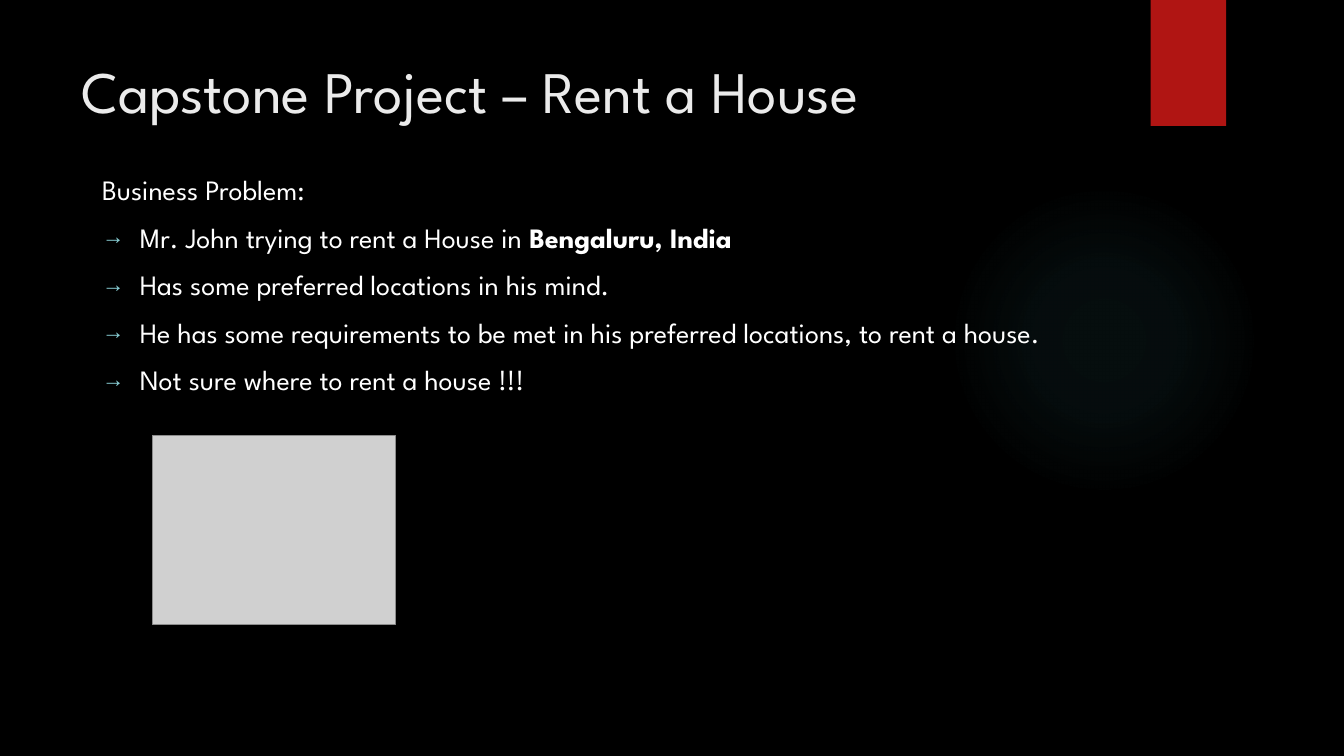
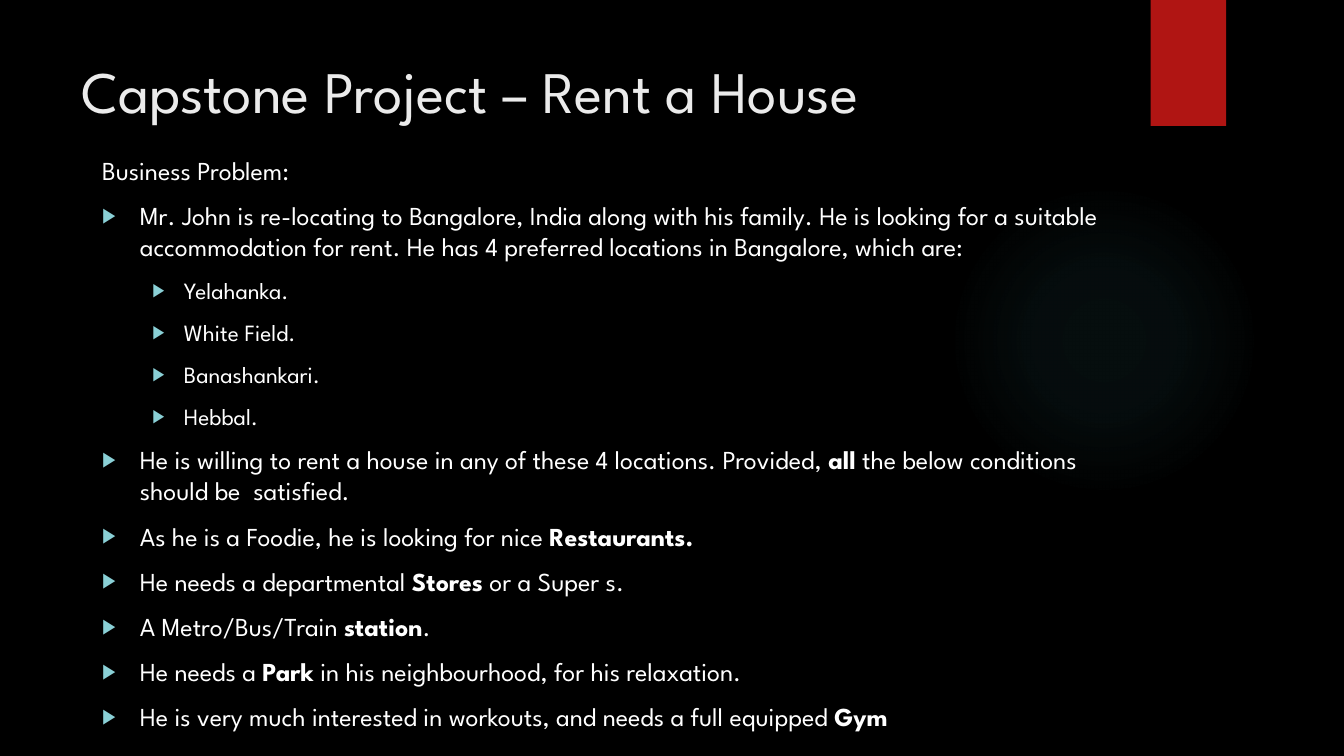
Before and after one commit to Lakshmi-vakkalanka/github_rep, a slide deck: slide 2 of Capstone project Presentation.pptx. Drawn at 1344x756 pixels with LibreOffice and Linux fonts; fonts in the diff are those of the drawing; grey boxes stand for pictures; background and template pictures are left out. Boxes give left, top, right and bottom in pixels: in the first picture for what was removed or moved away, otherwise in the second. Text is boxed around its words. In the diff, an @@ line names an element or a change of style, - is before the commit and + after.

Commit message:
Capstone Project submission -2

```diff
--- a/Capstone project Presentation.pptx
+++ b/Capstone project Presentation.pptx
@@ text "Business Problem:": place and size @@
-text "Business Problem:" at (102, 180, 1040, 391)
+text "Business Problem:" at (102, 162, 1097, 732)
@@ text at (102, 162, 289, 181): size 20 to 18.5 pt in "Business Problem:" @@
@@ text at (140, 207, 1097, 732): text changed; size 20 to 18.5 pt @@
-→ Mr. John trying to rent a House in Bengaluru, India
-→ Has some preferred locations in his mind.
-→ He has some requirements to be met in his preferred locations, to rent a house.
-→ Not sure where to rent a house !!!
+▶ Mr. John is re-locating to Bangalore, India along with his family. He is looking for a suitable accommodation for rent. He has 4 preferred locations in Bangalore, which are:
+  ▶ Yelahanka.
+  ▶ White Field.
+  ▶ Banashankari.
+  ▶ Hebbal.
+▶ He is willing to rent a house in any of these 4 locations. Provided, all the below conditions should be satisfied.
+▶ As he is a Foodie, he is looking for nice Restaurants.
+▶ He needs a departmental Stores or a Super s.
+▶ A Metro/Bus/Train station.
+▶ He needs a Park in his neighbourhood, for his relaxation.
+▶ He is very much interested in workouts, and needs a full equipped Gym
@@ picture removed at (152, 436, 395, 625) @@
```
Also in this commit, not shown: 4 other slides changed, 1 slide added, 1 other file.
